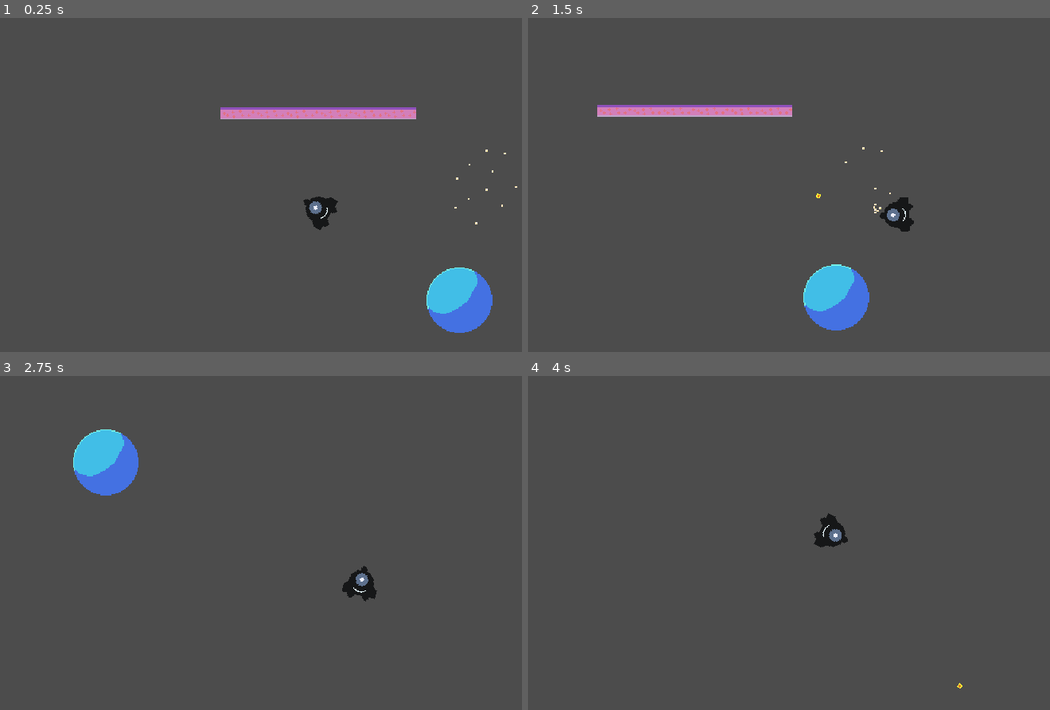
Above: before the commit, frames 1-4 (two rows, left to right).
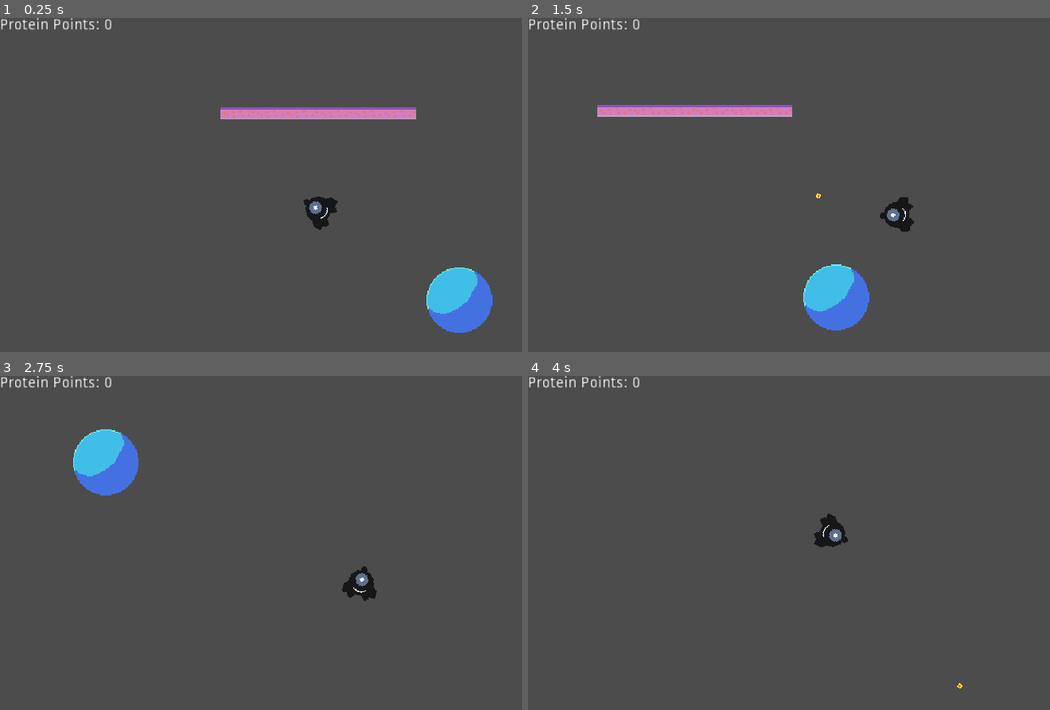
Above: after the commit, the same moments.

Repository: mrbenshef/CellDefence
Game: Godot game, scene res://World.tscn
The game is run twice, just before and just after one commit, with the same random seed, the same clock (stepped at 60 frames per second) and the same inputs.
Inputs (mouse positions are in pixels of both pictures, inside the frame that each line leads up to):
- Up to frame 1 (0.25 s): no input
- Up to frame 2 (1.5 s): tap Enter at 0.5 s; move the mouse to (987, 191) at 0.52 s; hold D (right) 0.53-1.28 s; click (987, 191) at 0.6 s; move the mouse to (721, 228) at 1.27 s; hold S (down) from 1.28 s (still down); click (721, 228) at 1.35 s
- Up to frame 3 (2.75 s): move the mouse to (381, 482) at 2.02 s; release S (down) at 2.03 s; hold D (right) from 2.03 s (still down); click (381, 482) at 2.1 s
- Up to frame 4 (4 s): move the mouse to (815, 643) at 2.77 s; release D (right) at 2.78 s; hold W (up) 2.78-3.53 s; click (815, 643) at 2.85 s; move the mouse to (1039, 623) at 3.52 s; hold A (left) from 3.53 s (still down); click (1039, 623) at 3.6 s

The runs differ from the first frame. In frame 1, 0.3% of the frame differs, in the area x 0-100%, y 0-62%; in frame 2, 0.3%; in frame 3, 0.3%; in frame 4, 0.3%.

Commit message:
feat: HUD for protein points

Diff:
--- /dev/null
+++ b/HUD.gd
@@ -0,0 +1,4 @@
+extends CanvasLayer
+
+func set_protein_score(score):
+	$ProteinScore.text = "Protein Points: " + str(score)
--- /dev/null
+++ b/HUD.tscn
@@ -0,0 +1,14 @@
+[gd_scene load_steps=2 format=2]
+
+[ext_resource path="res://HUD.gd" type="Script" id=1]
+
+[node name="HUD" type="CanvasLayer"]
+script = ExtResource( 1 )
+
+[node name="ProteinScore" type="Label" parent="."]
+margin_right = 40.0
+margin_bottom = 14.0
+text = "Protein Points: 0"
+__meta__ = {
+"_edit_use_anchors_": false
+}
--- a/Player.gd
+++ b/Player.gd
@@ -1,6 +1,7 @@
 extends KinematicBody2D
 
 signal shoot_bullet
+signal protein_pickup
 
 const WALL_COLLISION_BIT = 2
 
@@ -54,3 +55,7 @@
 
 			# Bounce!
 			velocity = collision.normal * BOUNCE
+
+func _on_Magnet_body_entered(body):
+	emit_signal("protein_pickup")
+	body.set_target(self)
--- a/Player.tscn
+++ b/Player.tscn
@@ -6,9 +6,12 @@
 [sub_resource type="CircleShape2D" id=1]
 radius = 12.2484
 
+[sub_resource type="CircleShape2D" id=2]
+radius = 53.0611
+
 [node name="Player" type="KinematicBody2D"]
 position = Vector2( 316.321, 178.726 )
-collision_mask = 20
+collision_mask = 4
 script = ExtResource( 2 )
 SPEED = 300
 FRICTION = 300
@@ -28,3 +31,12 @@
 [node name="Camera2D" type="Camera2D" parent="."]
 current = true
 smoothing_enabled = true
+
+[node name="Magnet" type="Area2D" parent="."]
+monitorable = false
+collision_layer = 0
+collision_mask = 16
+
+[node name="CollisionShape2D" type="CollisionShape2D" parent="Magnet"]
+shape = SubResource( 2 )
+[connection signal="body_entered" from="Magnet" to="." method="_on_Magnet_body_entered"]
--- a/Protein.gd
+++ b/Protein.gd
@@ -1,12 +1,9 @@
-extends Area2D
+extends KinematicBody2D
 
 export var SPEED : float = 0.8
 
 var target = null
 var time : float = 0
-
-func _ready():
-	monitoring = true
 
 func _process(delta):
 	if target != null:
@@ -21,6 +18,5 @@
 		time += delta * SPEED
 		position = position.linear_interpolate(target.position, time)
 
-func _on_Protein_body_entered(body):
-	monitoring = false
-	target = body
+func set_target(new_target):
+	target = new_target
--- a/Protein.tscn
+++ b/Protein.tscn
@@ -4,16 +4,15 @@
 [ext_resource path="res://assets/protein.png" type="Texture" id=2]
 
 [sub_resource type="CircleShape2D" id=1]
-radius = 28.0233
+radius = 1.42309
 
-[node name="Protein" type="Area2D"]
-monitorable = false
+[node name="Protein" type="KinematicBody2D"]
+collision_layer = 16
+collision_mask = 0
 script = ExtResource( 1 )
 
 [node name="CollisionShape2D" type="CollisionShape2D" parent="."]
-position = Vector2( 0, -0.15778 )
 shape = SubResource( 1 )
 
 [node name="Sprite" type="Sprite" parent="."]
 texture = ExtResource( 2 )
-[connection signal="body_entered" from="." to="." method="_on_Protein_body_entered"]
--- a/World.gd
+++ b/World.gd
@@ -3,6 +3,8 @@
 export (PackedScene) var BULLET
 export (PackedScene) var DNA
 onready var spawnPoint : Vector2 = $SpawnPoint.position
+
+var protein : int = 0
 
 func _ready():
 	pass
@@ -12,8 +14,6 @@
 	bullet.position = pos
 	bullet.rotation = rot
 	bullet.linear_velocity = Vector2(cos(rot), sin(rot)) * 300
-	print(bullet)
-
 	add_child(bullet)
 
 
@@ -24,3 +24,8 @@
 	dna.rotation = rand_range(0, 2 * PI)
 	dna.set_target($Nucleaus.position)
 	add_child(dna)
+
+
+func _on_Player_protein_pickup():
+	protein += 1
+	$HUD.set_protein_score(protein)
--- a/World.tscn
+++ b/World.tscn
@@ -6,45 +6,12 @@
 [ext_resource path="res://Wall.tscn" type="PackedScene" id=4]
 [ext_resource path="res://DNA.tscn" type="PackedScene" id=5]
 [ext_resource path="res://Nucleaus.tscn" type="PackedScene" id=6]
-[ext_resource path="res://Protein.tscn" type="PackedScene" id=7]
+[ext_resource path="res://HUD.tscn" type="PackedScene" id=7]
 
 [node name="World" type="Node2D"]
 script = ExtResource( 1 )
 BULLET = ExtResource( 3 )
 DNA = ExtResource( 5 )
-
-[node name="Protein" parent="." instance=ExtResource( 7 )]
-position = Vector2( 433.258, 194.587 )
-
-[node name="Protein2" parent="." instance=ExtResource( 7 )]
-position = Vector2( 445.828, 186.207 )
-
-[node name="Protein3" parent="." instance=ExtResource( 7 )]
-position = Vector2( 434.655, 167.352 )
-
-[node name="Protein4" parent="." instance=ExtResource( 7 )]
-position = Vector2( 468.175, 160.368 )
-
-[node name="Protein5" parent="." instance=ExtResource( 7 )]
-position = Vector2( 477.253, 192.492 )
-
-[node name="Protein6" parent="." instance=ExtResource( 7 )]
-position = Vector2( 452.812, 209.252 )
-
-[node name="Protein7" parent="." instance=ExtResource( 7 )]
-position = Vector2( 462.588, 177.827 )
-
-[node name="Protein8" parent="." instance=ExtResource( 7 )]
-position = Vector2( 490.522, 175.033 )
-
-[node name="Protein9" parent="." instance=ExtResource( 7 )]
-position = Vector2( 446.527, 154.083 )
-
-[node name="Protein10" parent="." instance=ExtResource( 7 )]
-position = Vector2( 462.588, 140.815 )
-
-[node name="Protein11" parent="." instance=ExtResource( 7 )]
-position = Vector2( 480.047, 143.608 )
 
 [node name="Player" parent="." instance=ExtResource( 2 )]
 position = Vector2( 304, 196 )
@@ -78,5 +45,8 @@
 
 [node name="Nucleaus" parent="." instance=ExtResource( 6 )]
 position = Vector2( 437.078, 281.406 )
+
+[node name="HUD" parent="." instance=ExtResource( 7 )]
+[connection signal="protein_pickup" from="Player" to="." method="_on_Player_protein_pickup"]
 [connection signal="shoot_bullet" from="Player" to="." method="_on_Player_shoot_bullet"]
 [connection signal="timeout" from="SpawnTimer" to="." method="_on_SpawnTimer_timeout"]
Not shown: 1 places in Player.tscn that only renumber resources
